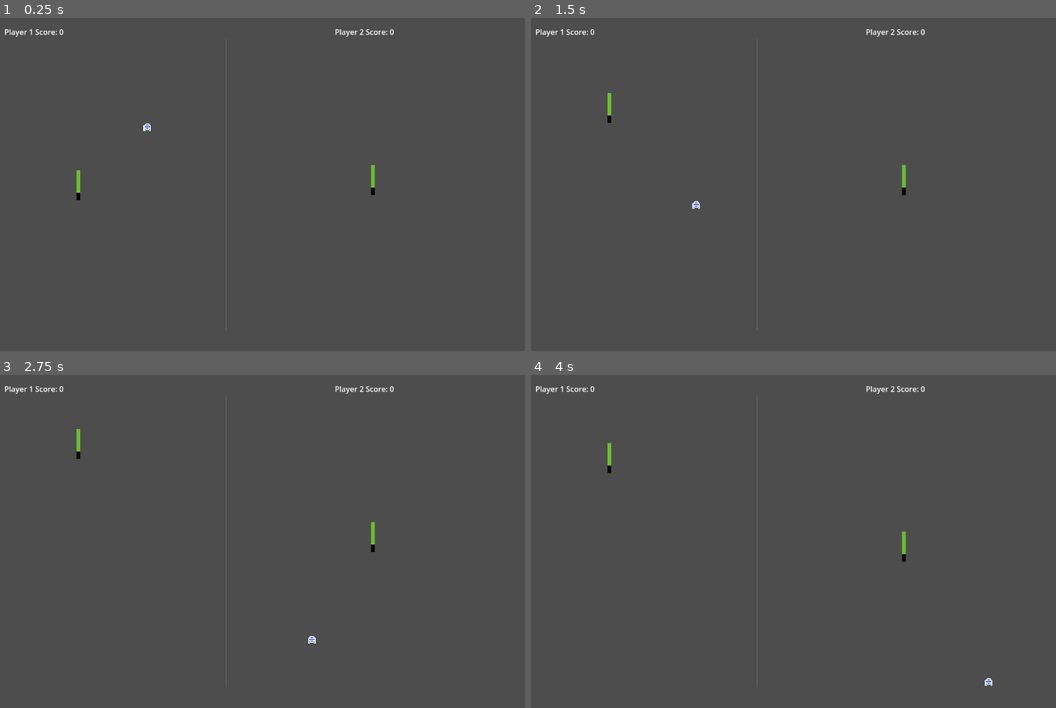
Above: before the commit, frames 1-4 (two rows, left to right).
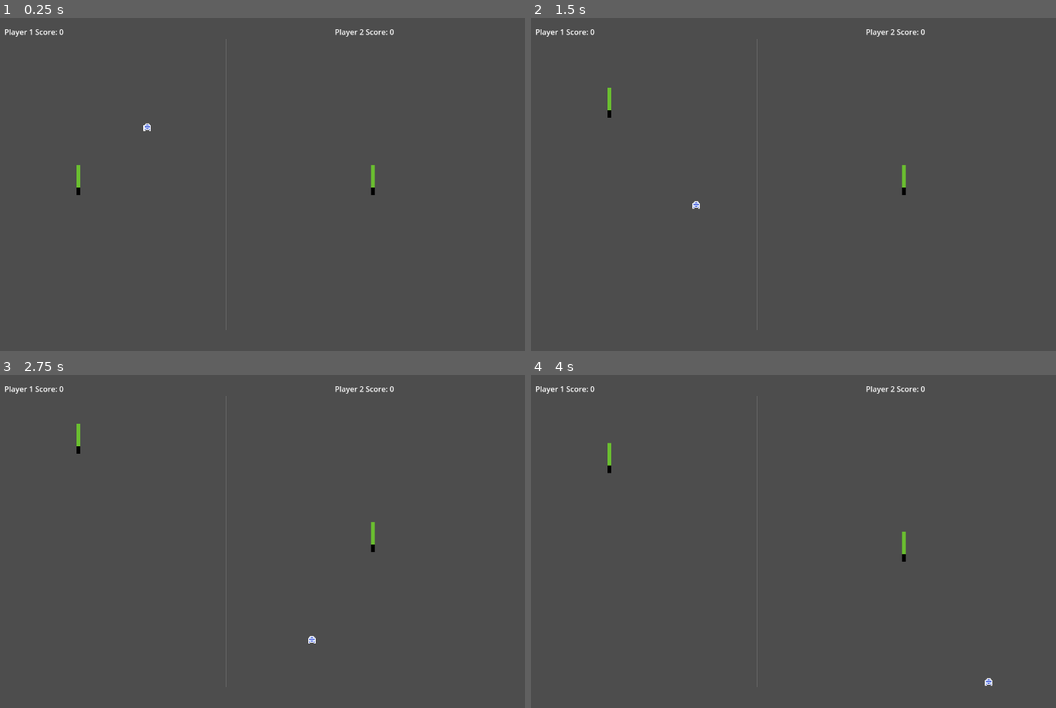
Above: after the commit, the same moments.

Repository: jordonbigelow/Pixel-Art-Pong
Game: Godot game, scene res://scenes/game_scene.tscn
Same seed, same stepped clock (60 frames per second), same inputs: the game is played once before the commit and once after it. The project has no main scene, so this scene is started directly.
Inputs (mouse positions are in pixels of both pictures, inside the frame that each line leads up to):
- Up to frame 1 (0.25 s): no input
- Up to frame 2 (1.5 s): tap Enter at 0.5 s; move the mouse to (893, 171) at 0.52 s; hold W (p1_move_up) 0.53-1.28 s; tap K (p2_move_down) at 0.6 s; click (893, 171) at 0.67 s; move the mouse to (641, 204) at 1.27 s; hold S (p1_move_down) from 1.28 s (still down); tap I (p2_move_up) at 1.35 s
- Up to frame 3 (2.75 s): move the mouse to (288, 468) at 2.02 s; release S (p1_move_down) at 2.03 s; hold W (p1_move_up) from 2.03 s (still down); tap Enter at 2.1 s
- Up to frame 4 (4 s): move the mouse to (730, 611) at 2.77 s; tap F at 2.85 s; click (730, 611) at 2.92 s; move the mouse to (940, 594) at 3.52 s; release W (p1_move_up) at 3.53 s; hold S (p1_move_down) from 3.53 s (still down); tap K (p2_move_down) at 3.6 s

The runs differ from the first frame. In frame 1, less than 0.1% of the frame differs, in the area x 14-16%, y 44-55%; in frame 2, less than 0.1%; in frame 3, less than 0.1%; in frame 4, nothing differs.

Commit message:
aligned the player paddles vertically

Diff:
--- a/scenes/game_scene.tscn
+++ b/scenes/game_scene.tscn
@@ -14,7 +14,7 @@
 script = ExtResource("1_ys3ak")
 
 [node name="Player 1 Paddle" parent="." instance=ExtResource("1_xdxgb")]
-position = Vector2(321, 357)
+position = Vector2(321, 346)
 scale = Vector2(4, 4)
 player_number = 1
 
